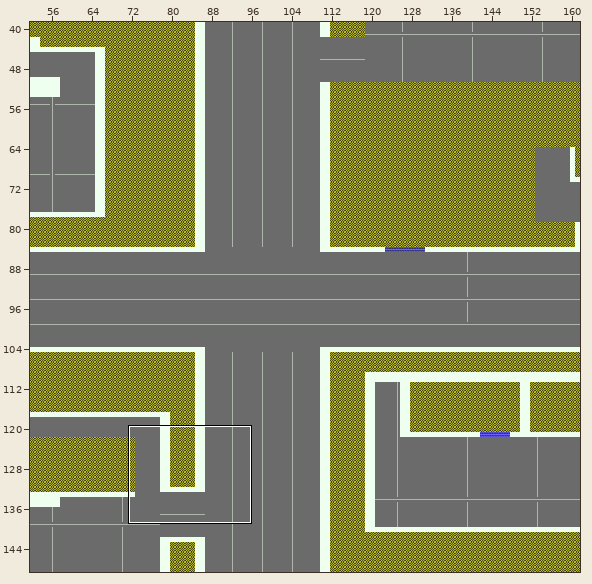
Two versions of a level (Tiled map, Assets/Graphics/Maps/Gray Box/RetailGraybox.tmx). The first picture is a wide view before the edit; the outline marks the close-up.
Close-up. Old version:
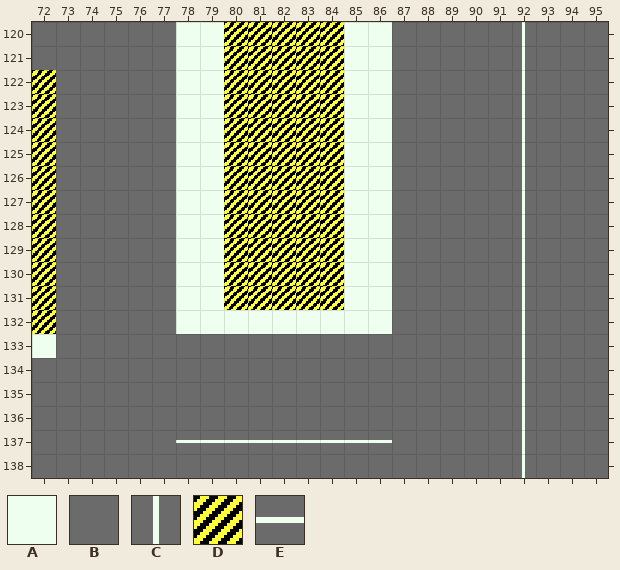
Cells are 16x16 px. Shown: x 72..95, y 120..138. The commit also changed other parts of the map, which this record leaves out.
Key: from "DebugGraybox": A 0, B 2, C 3, D 4, E 7.
_ is an empty cell.
Layers that did not change in this view are not listed.
Layer "Graybox/GrayBox" before, first column x 72:
120 BBBBBBAADDDDDAABBBBBCBBB
121 BBBBBBAADDDDDAABBBBBCBBB
122 DBBBBBAADDDDDAABBBBBCBBB
123 DBBBBBAADDDDDAABBBBBCBBB
124 DBBBBBAADDDDDAABBBBBCBBB
125 DBBBBBAADDDDDAABBBBBCBBB
126 DBBBBBAADDDDDAABBBBBCBBB
127 DBBBBBAADDDDDAABBBBBCBBB
128 DBBBBBAADDDDDAABBBBBCBBB
129 DBBBBBAADDDDDAABBBBBCBBB
130 DBBBBBAADDDDDAABBBBBCBBB
131 DBBBBBAADDDDDAABBBBBCBBB
132 DBBBBBAAAAAAAAABBBBBCBBB
133 ABBBBBBBBBBBBBBBBBBBCBBB
134 BBBBBBBBBBBBBBBBBBBBCBBB
135 BBBBBBBBBBBBBBBBBBBBCBBB
136 BBBBBBBBBBBBBBBBBBBBCBBB
137 BBBBBBEEEEEEEEEBBBBBCBBB
138 BBBBBBBBBBBBBBBBBBBBCBBB
Once edited:
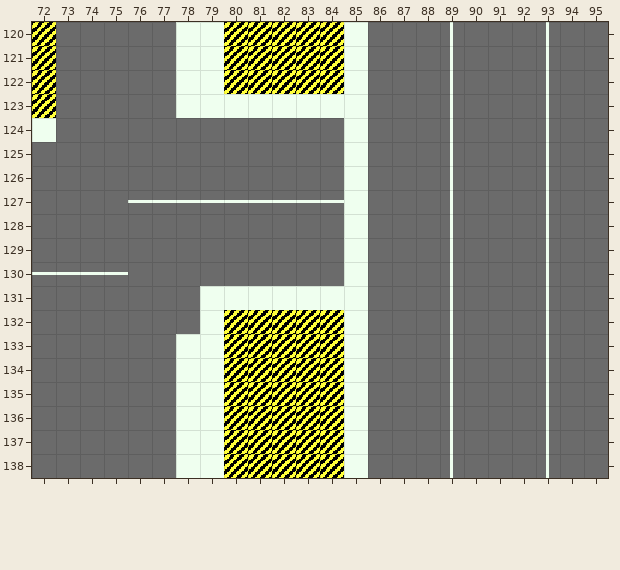
Diff:
{"where": "layer \"Graybox/GrayBox\""}
{"y":120,"x":72,"old":"B","new":"D"}
{"y":120,"x":86,"old":"A","new":"B"}
{"y":120,"x":89,"old":"B","new":"C"}
{"y":120,"x":92,"old":"CB","new":"BC"}
{"y":121,"x":72,"old":"B","new":"D"}
{"y":121,"x":86,"old":"A","new":"B"}
{"y":121,"x":89,"old":"B","new":"C"}
{"y":121,"x":92,"old":"CB","new":"BC"}
{"y":122,"x":86,"old":"A","new":"B"}
{"y":122,"x":89,"old":"B","new":"C"}
{"y":122,"x":92,"old":"CB","new":"BC"}
{"y":123,"x":80,"old":"DDDDD","new":"AAAAA"}
{"y":123,"x":86,"old":"A","new":"B"}
{"y":123,"x":89,"old":"B","new":"C"}
{"y":123,"x":92,"old":"CB","new":"BC"}
{"y":124,"x":72,"old":"D","new":"A"}
{"y":124,"x":78,"old":"AADDDDD","new":"BBBBBBB"}
{"y":124,"x":86,"old":"A","new":"B"}
{"y":124,"x":89,"old":"B","new":"C"}
{"y":124,"x":92,"old":"CB","new":"BC"}
{"y":125,"x":72,"old":"D","new":"B"}
{"y":125,"x":78,"old":"AADDDDD","new":"BBBBBBB"}
{"y":125,"x":86,"old":"A","new":"B"}
{"y":125,"x":89,"old":"B","new":"C"}
{"y":125,"x":92,"old":"CB","new":"BC"}
{"y":126,"x":72,"old":"D","new":"B"}
{"y":126,"x":78,"old":"AADDDDD","new":"BBBBBBB"}
{"y":126,"x":86,"old":"A","new":"B"}
{"y":126,"x":89,"old":"B","new":"C"}
{"y":126,"x":92,"old":"CB","new":"BC"}
{"y":127,"x":72,"old":"D","new":"B"}
{"y":127,"x":76,"old":"BBAADDDDD","new":"EEEEEEEEE"}
{"y":127,"x":86,"old":"A","new":"B"}
{"y":127,"x":89,"old":"B","new":"C"}
{"y":127,"x":92,"old":"CB","new":"BC"}
{"y":128,"x":72,"old":"D","new":"B"}
{"y":128,"x":78,"old":"AADDDDD","new":"BBBBBBB"}
{"y":128,"x":86,"old":"A","new":"B"}
{"y":128,"x":89,"old":"B","new":"C"}
{"y":128,"x":92,"old":"CB","new":"BC"}
{"y":129,"x":72,"old":"D","new":"B"}
{"y":129,"x":78,"old":"AADDDDD","new":"BBBBBBB"}
{"y":129,"x":86,"old":"A","new":"B"}
{"y":129,"x":89,"old":"B","new":"C"}
{"y":129,"x":92,"old":"CB","new":"BC"}
{"y":130,"x":72,"old":"DBBB","new":"EEEE"}
{"y":130,"x":78,"old":"AADDDDD","new":"BBBBBBB"}
{"y":130,"x":86,"old":"A","new":"B"}
{"y":130,"x":89,"old":"B","new":"C"}
{"y":130,"x":92,"old":"CB","new":"BC"}
{"y":131,"x":72,"old":"D","new":"B"}
{"y":131,"x":78,"old":"A","new":"B"}
{"y":131,"x":80,"old":"DDDDD","new":"AAAAA"}
{"y":131,"x":86,"old":"A","new":"B"}
{"y":131,"x":89,"old":"B","new":"C"}
{"y":131,"x":92,"old":"CB","new":"BC"}
{"y":132,"x":72,"old":"D","new":"B"}
{"y":132,"x":78,"old":"A","new":"B"}
{"y":132,"x":80,"old":"AAAAA","new":"DDDDD"}
{"y":132,"x":86,"old":"A","new":"B"}
{"y":132,"x":89,"old":"B","new":"C"}
{"y":132,"x":92,"old":"CB","new":"BC"}
{"y":133,"x":72,"old":"A","new":"B"}
{"y":133,"x":78,"old":"BBBBBBBB","new":"AADDDDDA"}
{"y":133,"x":89,"old":"B","new":"C"}
{"y":133,"x":92,"old":"CB","new":"BC"}
{"y":134,"x":78,"old":"BBBBBBBB","new":"AADDDDDA"}
{"y":134,"x":89,"old":"B","new":"C"}
{"y":134,"x":92,"old":"CB","new":"BC"}
{"y":135,"x":78,"old":"BBBBBBBB","new":"AADDDDDA"}
{"y":135,"x":89,"old":"B","new":"C"}
{"y":135,"x":92,"old":"CB","new":"BC"}
{"y":136,"x":78,"old":"BBBBBBBB","new":"AADDDDDA"}
{"y":136,"x":89,"old":"B","new":"C"}
{"y":136,"x":92,"old":"CB","new":"BC"}
{"y":137,"x":78,"old":"EEEEEEEEE","new":"AADDDDDAB"}
{"y":137,"x":89,"old":"B","new":"C"}
{"y":137,"x":92,"old":"CB","new":"BC"}
{"y":138,"x":78,"old":"BBBBBBBB","new":"AADDDDDA"}
{"y":138,"x":89,"old":"B","new":"C"}
{"y":138,"x":92,"old":"CB","new":"BC"}
{"label":"changed","picture_box":[32,22,56,70]}
{"label":"changed","picture_box":[128,22,392,478]}
{"label":"changed","picture_box":[450,22,453,478]}
{"label":"changed","picture_box":[522,22,549,478]}
{"label":"changed","picture_box":[32,118,128,358]}
